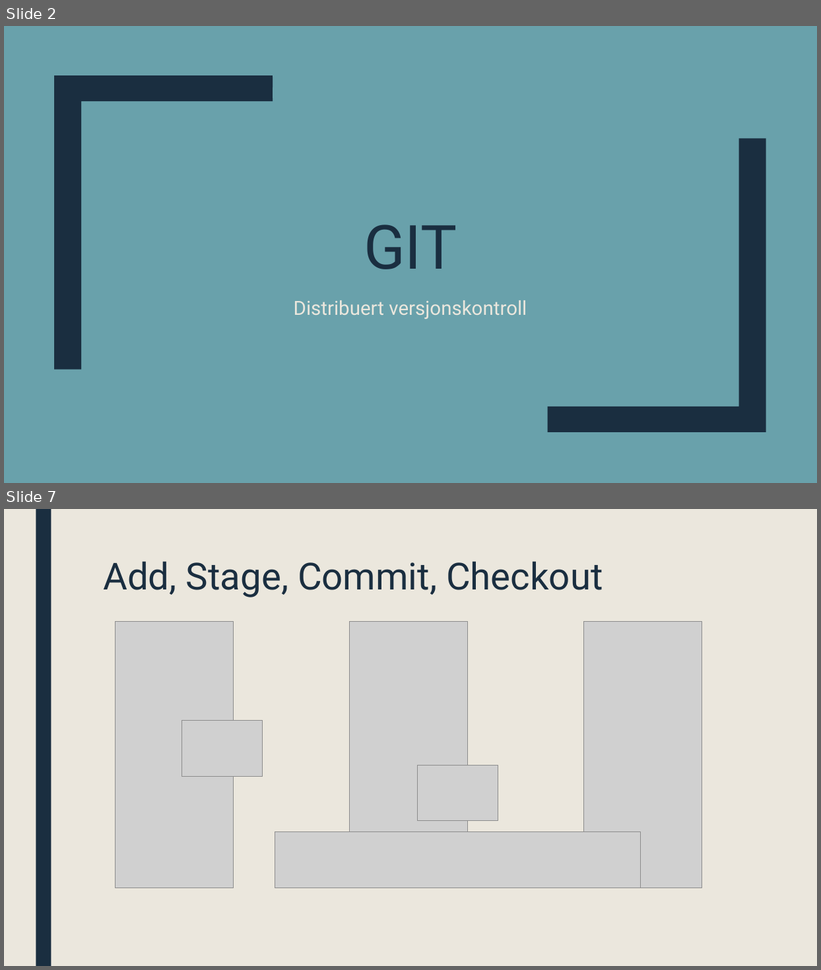
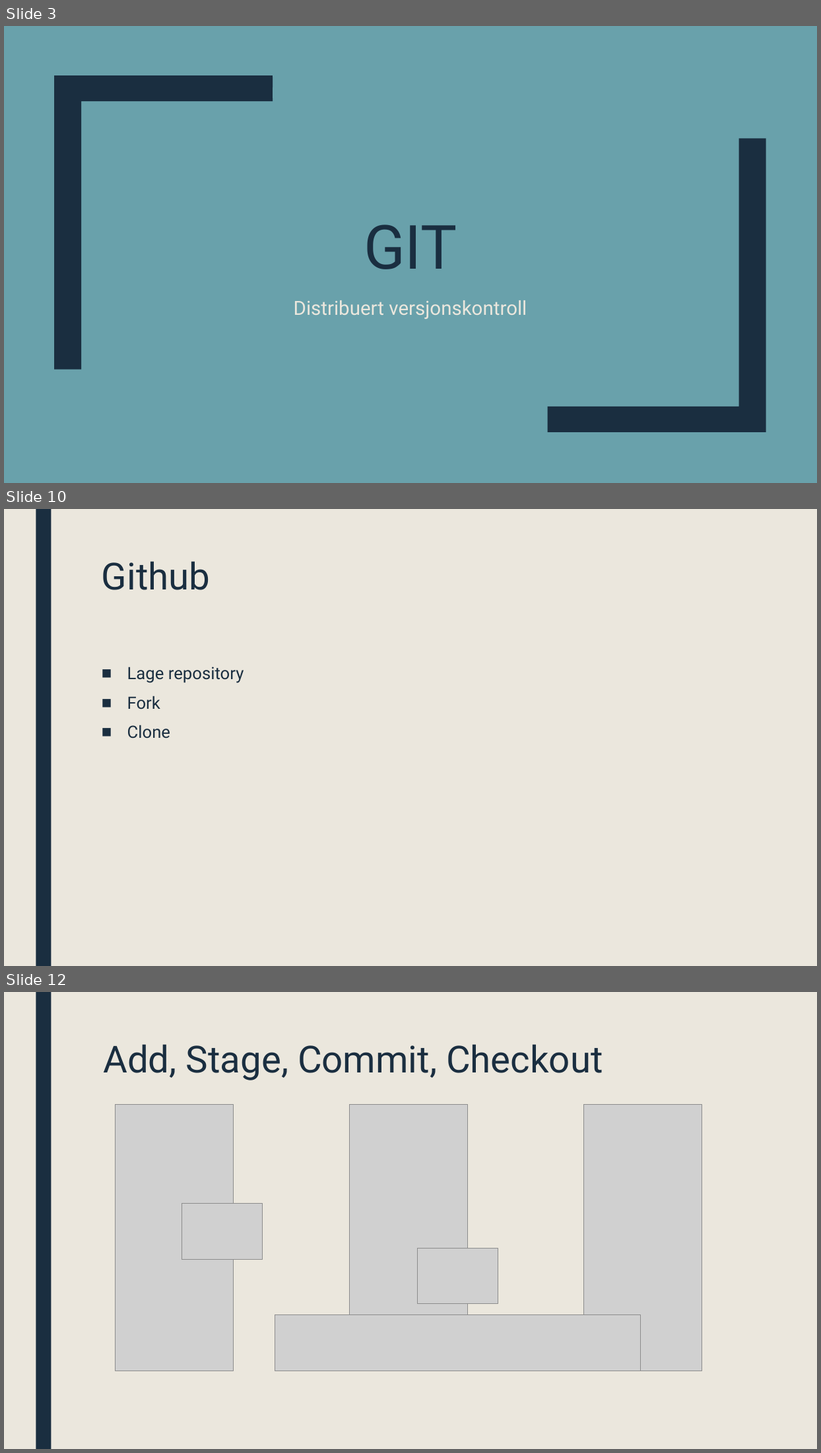
Before and after one commit to ufarm/sommer2016, a slide deck: GIT.pptx. Shown one above the other, each under a label of ours: slides 2 and 7 before the commit, slides 3, 10 and 12 after it; the slides between them are not shown. The pictures are 821x970 and 821x1453 pixels, drawn with LibreOffice and Linux fonts; fonts in the diff are those of the drawing; grey boxes stand for pictures. Boxes give left, top, right and bottom in pixels: in the first picture for what was removed or moved away, otherwise in the second. Text is boxed around its words. In the diff, an @@ line names an element or a change of style, - is before the commit and + after.

```diff
--- a/GIT.pptx
+++ b/GIT.pptx
@@ slide 10 added at (4,509,817,966), background #EBE7DD; not listed: 1 template element that a slide beside it also shows @@
@@ title added at (102,561,210,590), 44 pt, text #1A2E40 @@
+Github
@@ text added at (127,667,244,739), 20 pt, text #1A2E40 @@
+■ Lage repository
+■ Fork
+■ Clone
@@ what was slide 2 is now slide 3 @@
@@ what was slide 7 is now slide 12 @@
```
Also in this commit, not shown: 4 slides changed, 6 other slides added, 2 slides removed.
